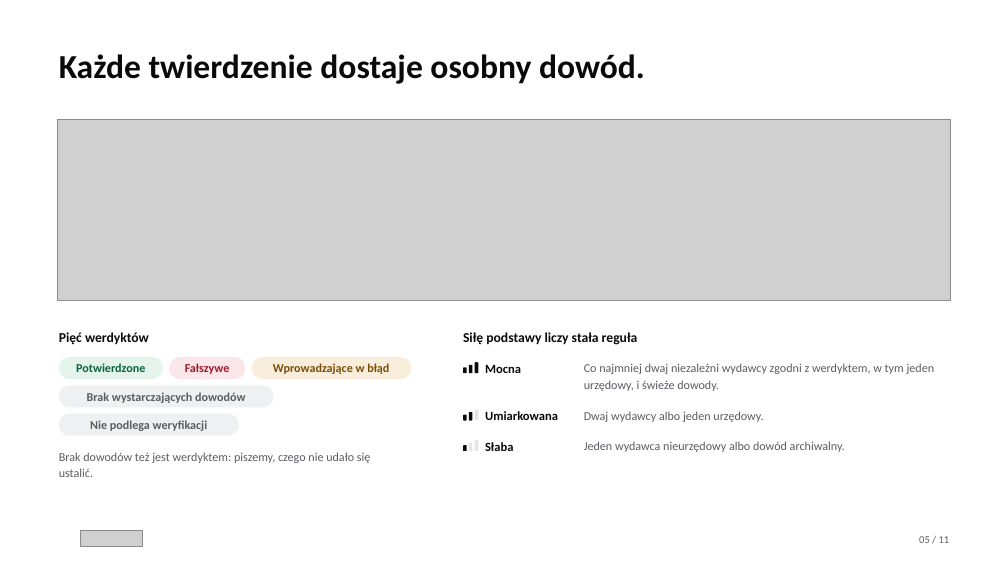
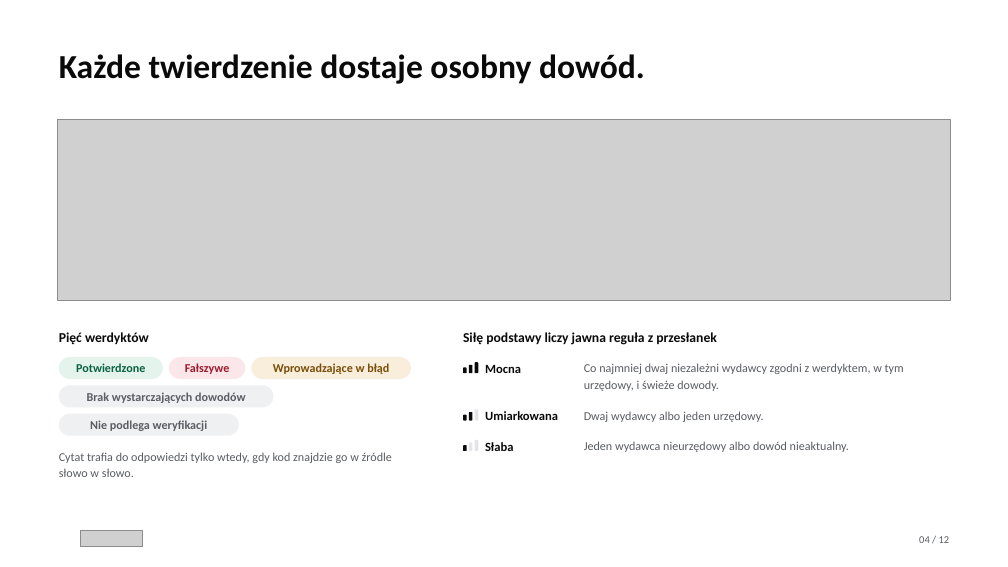
Before and after one commit to Meritum-HackNation2026/meritum-marketing, a slide deck: slide 4 of deck/meritum-deck.pptx (slide 5 before the commit). Drawn at 1008x567 pixels with LibreOffice and Linux fonts; fonts in the diff are those of the drawing; grey boxes stand for pictures; background and template pictures are left out. Boxes give left, top, right and bottom in pixels: in the first picture for what was removed or moved away, otherwise in the second. Text is boxed around its words. In the diff, an @@ line names an element or a change of style, - is before the commit and + after.

```diff
--- a/deck/meritum-deck.pptx
+++ b/deck/meritum-deck.pptx
@@ text at (463, 332, 717, 345): text changed @@
-Siłę podstawy liczy stała reguła
+Siłę podstawy liczy jawna reguła z przesłanek
@@ text at (584, 363, 904, 391): text changed @@
-Co najmniej dwaj niezależni wydawcy zgodni z werdyktem, w tym jeden urzędowy, i świeże dowody.
+Co najmniej dwaj niezależni wydawcy zgodni z werdyktem, w tym urzędowy, i świeże dowody.
@@ text at (584, 441, 849, 452): text changed @@
-Jeden wydawca nieurzędowy albo dowód archiwalny.
+Jeden wydawca nieurzędowy albo dowód nieaktualny.
@@ text at (59, 452, 392, 477): text changed @@
-Brak dowodów też jest werdyktem: piszemy, czego nie udało się ustalić.
+Cytat trafia do odpowiedzi tylko wtedy, gdy kod znajdzie go w źródle słowo w słowo.
@@ text at (919, 536, 950, 543): text changed @@
-05 / 11
+04 / 12
```
Also in this commit, not shown: 4 other slides changed, 7 slides added, 6 slides removed, 45 other files.
